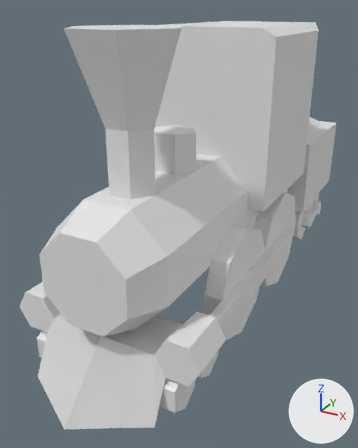
The glTF model objects/train/steam/steam.glb, before and after one commit.
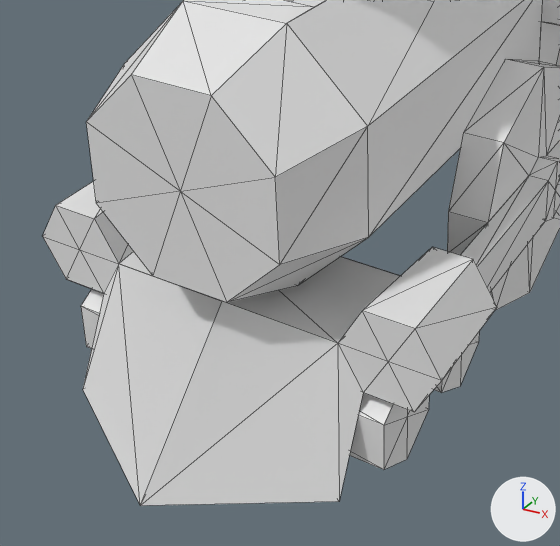
Each version is shown whole from a 50 mm lens placed at (0.384, -0.871, 0.555), pointed at (-0.052, -0.079, 0.159), then close up on the part from 0% to 71% of the width and 44% to 100% of the height. The axes (+X, +Y, +Z) are drawn at lower right. The lights are the same throughout. The close-ups show mesh edges as thin lines. Materials are left out; every surface is plain grey. Where no turn or scale is listed for an object, it has been applied to the vertices. Vertices at the same position are counted once.

Names of what the first close-up shows: 'firebox', 'footplate', 'wheel1', 'wheel2'.
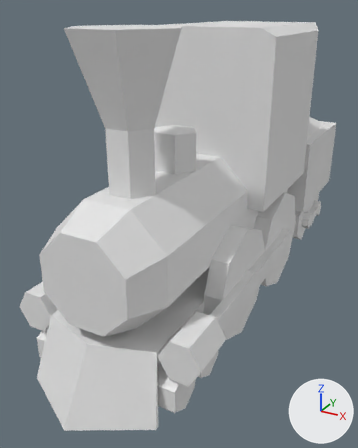
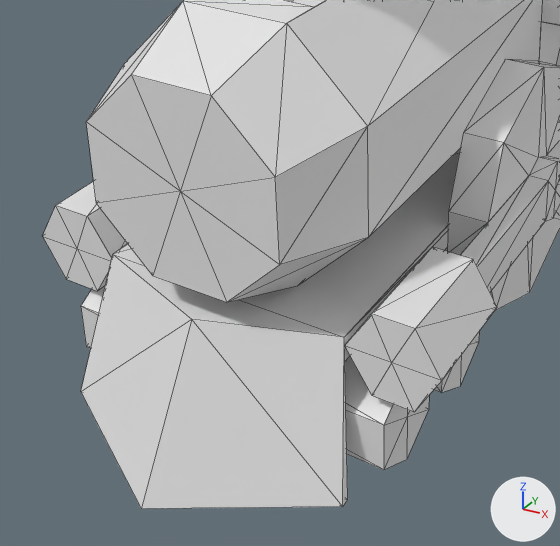
Pixel boxes [x1, y1, x2, y2] of what changed, in the close-ups (560 x 546 px; the box of a moved part takes in the faces that stretch with it):
'wheel1', reshaped
    before: [43, 51, 560, 506]
    after: [43, 51, 560, 412]
'footplate', reshaped
    before: [539, 0, 560, 65]
    after: [81, 0, 560, 509]
part 1 of me_mesh_0, built on
    after: [81, 149, 460, 509]
part 2 of me_mesh_5, moved or reshaped
    before: [56, 201, 466, 506]
    after: [56, 201, 466, 412]

Patch to the scene script:
```diff
--- a/objects/train/steam/steam.glb.py
+++ b/objects/train/steam/steam.glb.py
@@ me_mesh_0 @@
 # used by ob_footplate; location = (0.0, 0.156, 0.188)
-me_mesh_0.from_pydata(...)  # 20 vertices, 32 faces; spans x -0.125..0.125, y -0.25..0.069, z -0.062..0.338
+me_mesh_0.from_pydata(...)  # 32 vertices, 52 faces; spans x -0.125..0.125, y -0.656..0.069, z -0.166..0.338
+# me_mesh_0 part 1
+# 4 faces are deleted
+# 12 vertices are added at x -0.109..0.109, y -0.656..0.0, z -0.166..-0.062
+# 24 new faces join them
@@ me_mesh_5 @@
 # used by ob_wheel1; location = (0.141, -0.167, 0.119)
-me_mesh_5.from_pydata(...)  # 167 vertices, 336 faces; spans x -0.302..0.02, y -0.333..0.3, z -0.101..0.101
+me_mesh_5.from_pydata(...)  # 162 vertices, 328 faces; spans x -0.302..0.02, y -0.239..0.3, z -0.101..0.101
+# me_mesh_5 part 2
+# 10 vertices are removed from x -0.248..-0.034, y -0.333..-0.158, z -0.094..0.0
+# 29 faces are deleted
+# 5 vertices move from x -0.266..-0.016, y -0.239..-0.158, z 0.0..0.031 to x -0.268..-0.013, y -0.239..-0.158, z 0.0..0.031
+# 5 vertices are added at (-0.047, -0.239, 0.0), (-0.027, -0.239, -0.031), (-0.254, -0.239, -0.031), (-0.234, -0.158, 0.0), (-0.234, -0.239, 0.0)
+# 21 new faces join them
```
